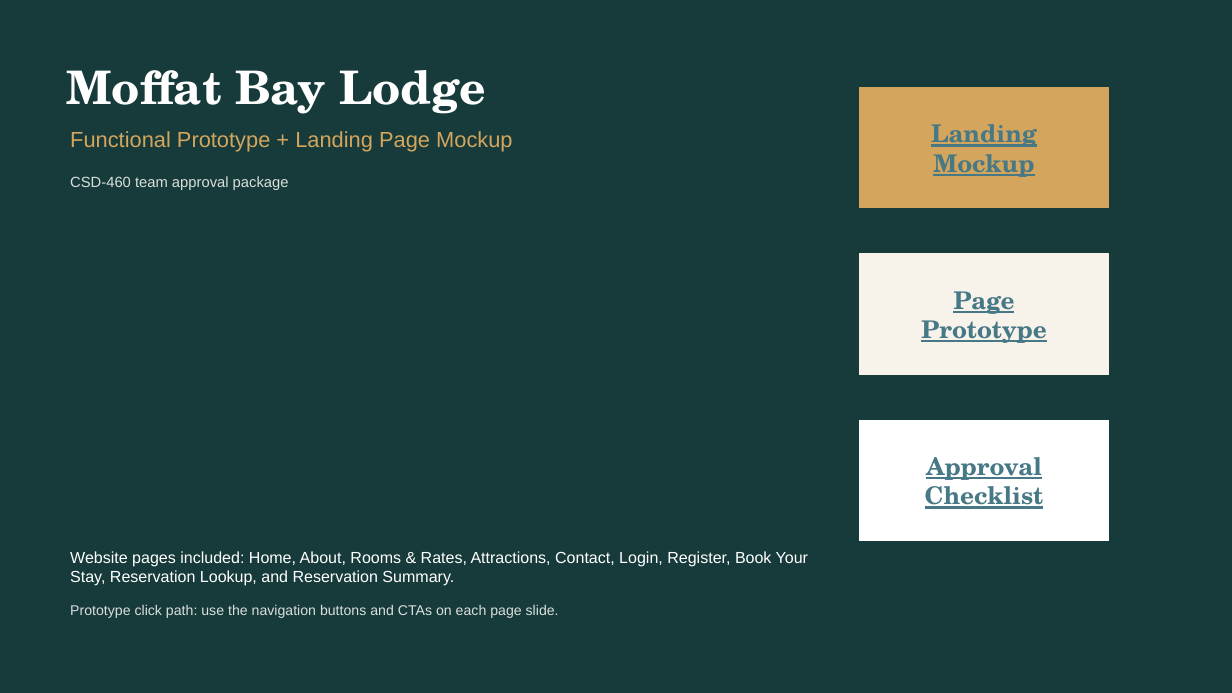
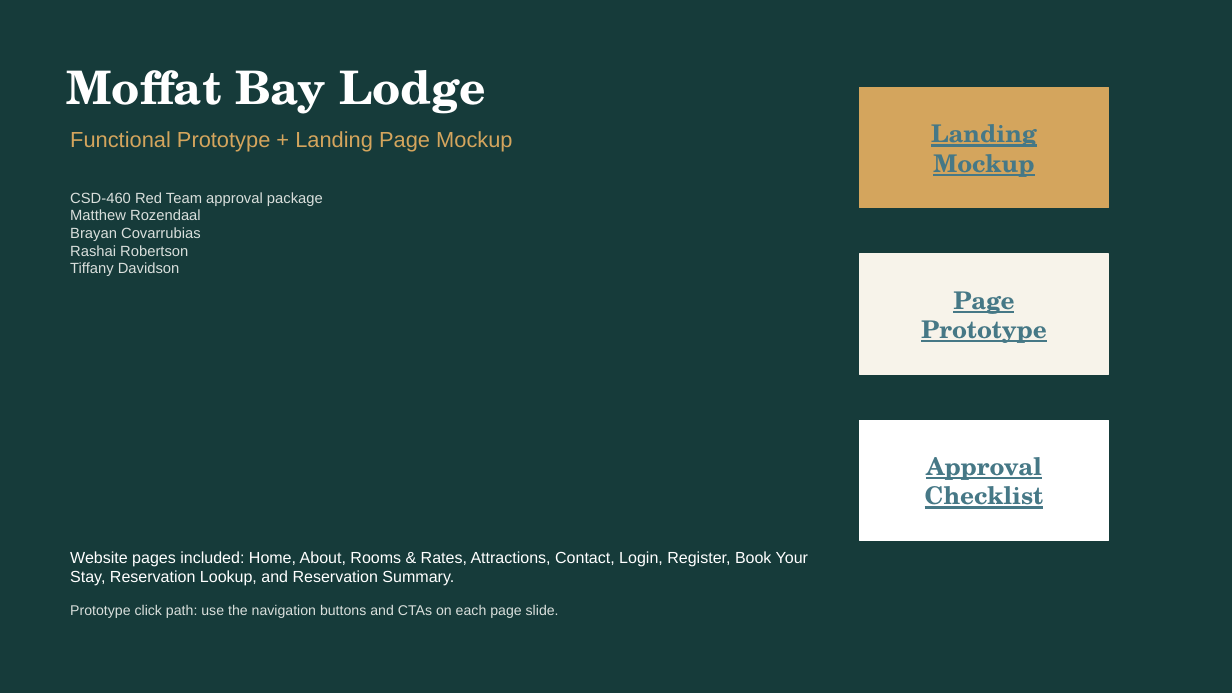
Before and after one commit to Hydroplane72/Moffat-Bay, a slide deck: slide 1 of Module 2 Assigment Wireframe.pptx. Drawn at 1232x693 pixels with LibreOffice and Linux fonts; fonts in the diff are those of the drawing. Boxes give left, top, right and bottom in pixels: in the first picture for what was removed or moved away, otherwise in the second. Text is boxed around its words. In the diff, an @@ line names an element or a change of style, - is before the commit and + after.

Commit message:
Updated Wireframe
Added Team read to title page and team member names.

```diff
--- a/Module 2 Assigment Wireframe.pptx
+++ b/Module 2 Assigment Wireframe.pptx
@@ text at (x1=70, y1=192, x2=323, y2=276): text changed @@
-CSD-460 team approval package
+CSD-460 Red Team approval package
+Matthew Rozendaal
+Brayan Covarrubias
+Rashai Robertson
+Tiffany Davidson
```
